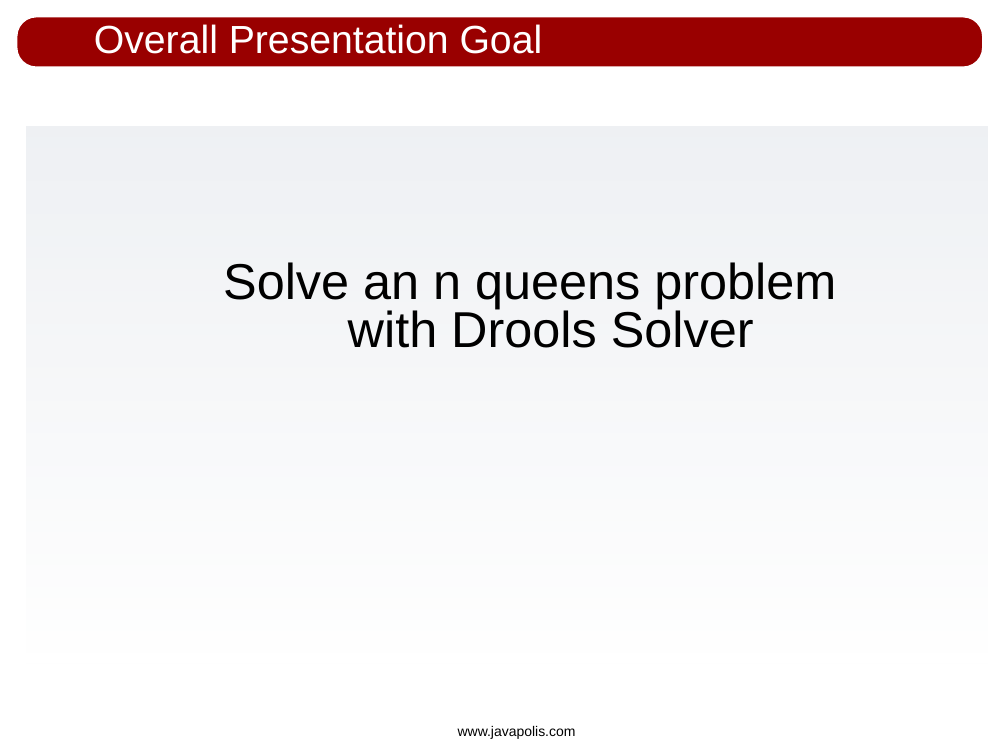
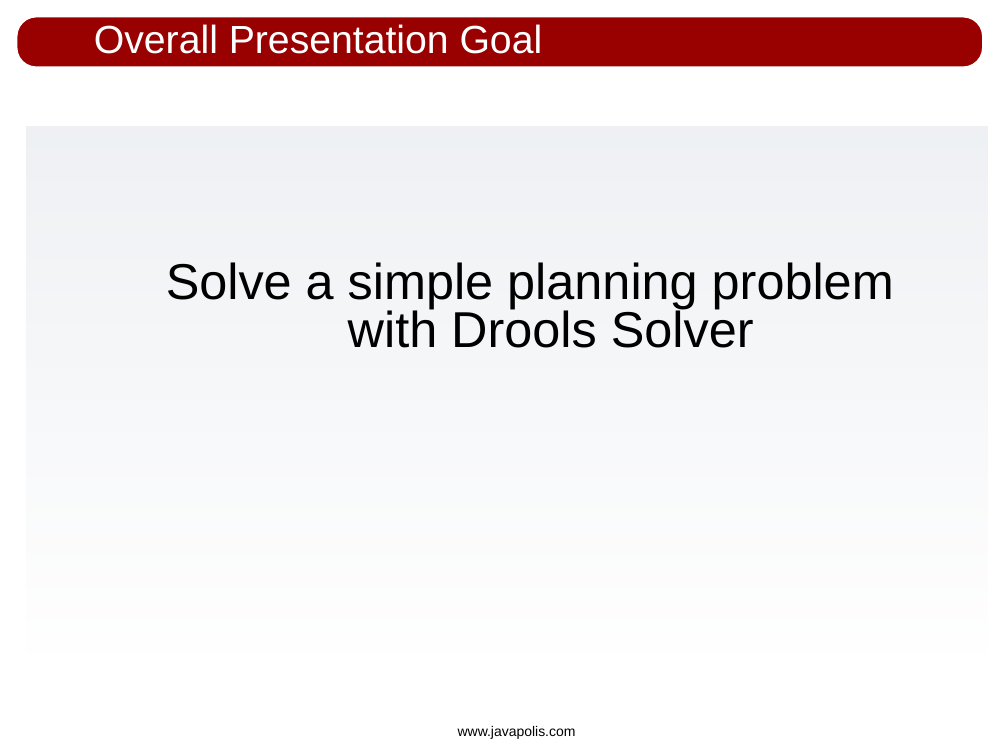
Before and after one commit to apache/incubator-kie-optaplanner, a slide deck: slide 3 of drools-solver/src/presentations/drools-solver_javapolis_2007.odp. Drawn at 1008x756 pixels with LibreOffice and Linux fonts; fonts in the diff are those of the drawing; background and template pictures are left out. Boxes give left, top, right and bottom in pixels: in the first picture for what was removed or moved away, otherwise in the second. Text is boxed around its words. In the diff, an @@ line names an element or a change of style, - is before the commit and + after.

```diff
--- a/drools-solver/src/presentations/drools-solver_javapolis_2007.odp
+++ b/drools-solver/src/presentations/drools-solver_javapolis_2007.odp
@@ text at (166,262,894,348): text changed @@
-Solve an n queens problem
-with Drools Solver
+Solve a simple planning problem
+with Drools Solver
```
Also in this commit, not shown: 1 other slide changed.
